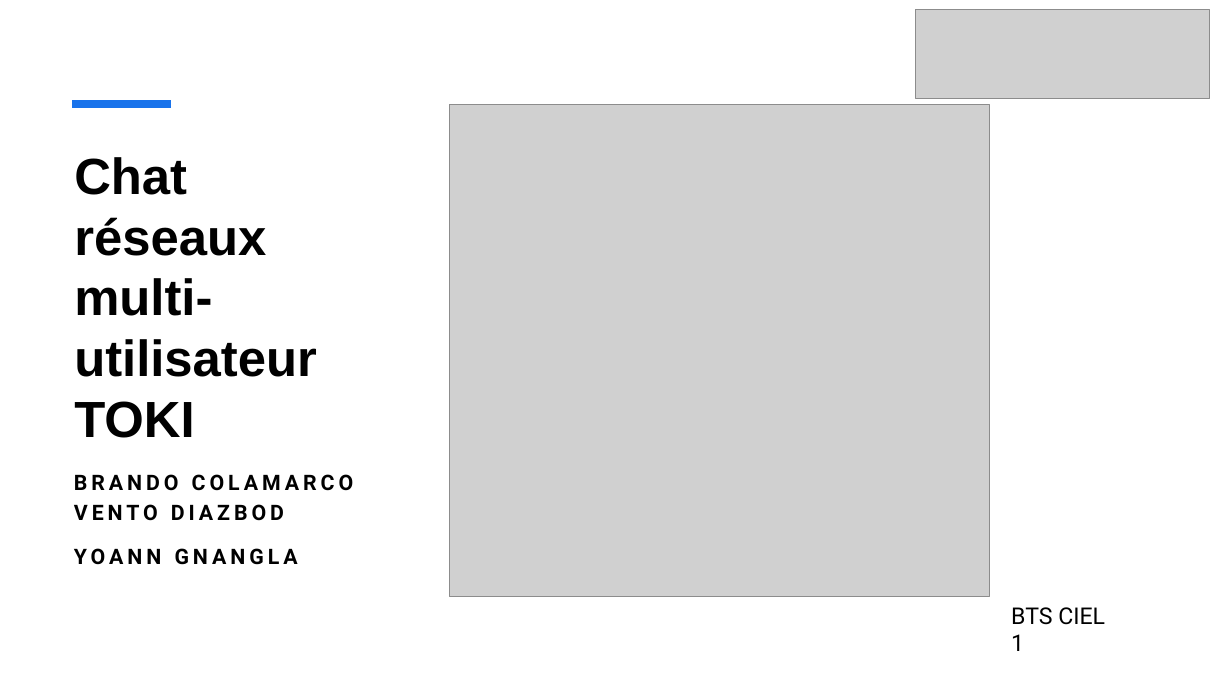
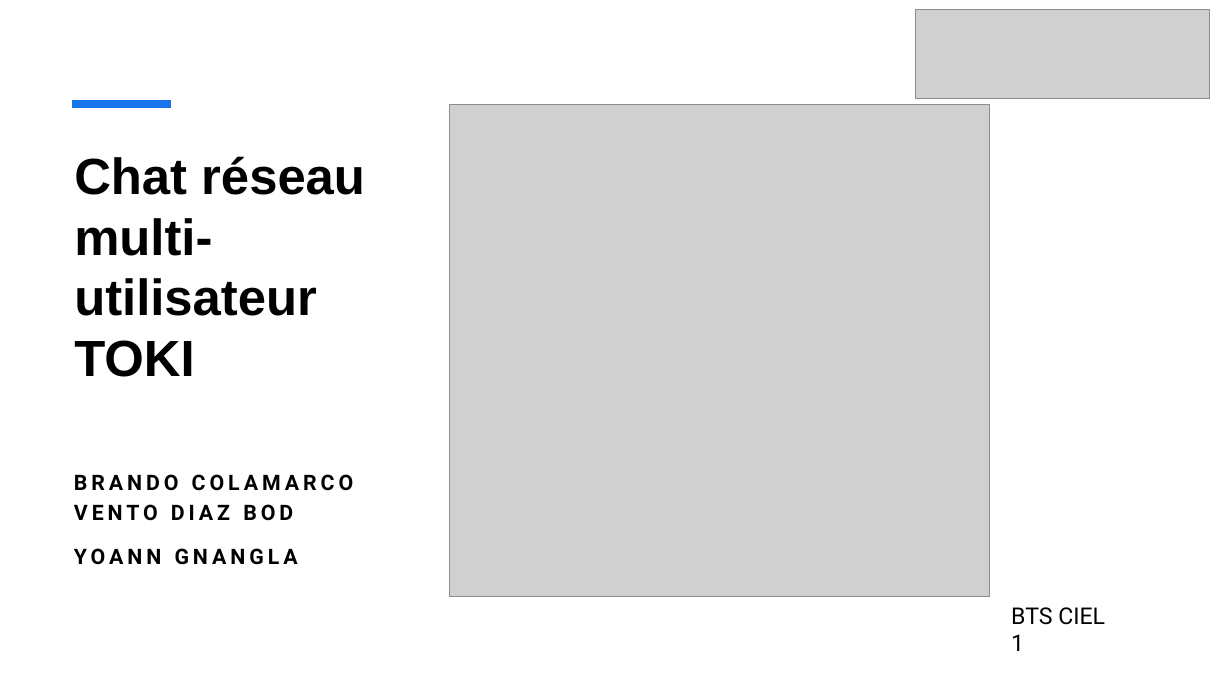
Before and after one commit to vento11b/mini-projet2, a slide deck: slide 1 of Présentation/TOKI.pptx. Drawn at 1232x693 pixels with LibreOffice and Linux fonts; fonts in the diff are those of the drawing; grey boxes stand for pictures. Boxes give left, top, right and bottom in pixels: in the first picture for what was removed or moved away, otherwise in the second. Text is boxed around its words. In the diff, an @@ line names an element or a change of style, - is before the commit and + after.

Commit message:
TOKI

```diff
--- a/Présentation/TOKI.pptx
+++ b/Présentation/TOKI.pptx
@@ title at (74,156,365,377): text changed @@
-Chat réseaux multi-utilisateur
-TOKI
+Chat réseau multi-utilisateur
+TOKI
@@ subtitle at (74,474,353,521): spaces changed @@
-BRANDO COLAMARCO
-VENTO DIAZBOD
+BRANDO COLAMARCO
+VENTO DIAZ BOD
```
Also in this commit, not shown: 6 other slides changed, 5 slides added, 1 slide removed, 1 other file.
